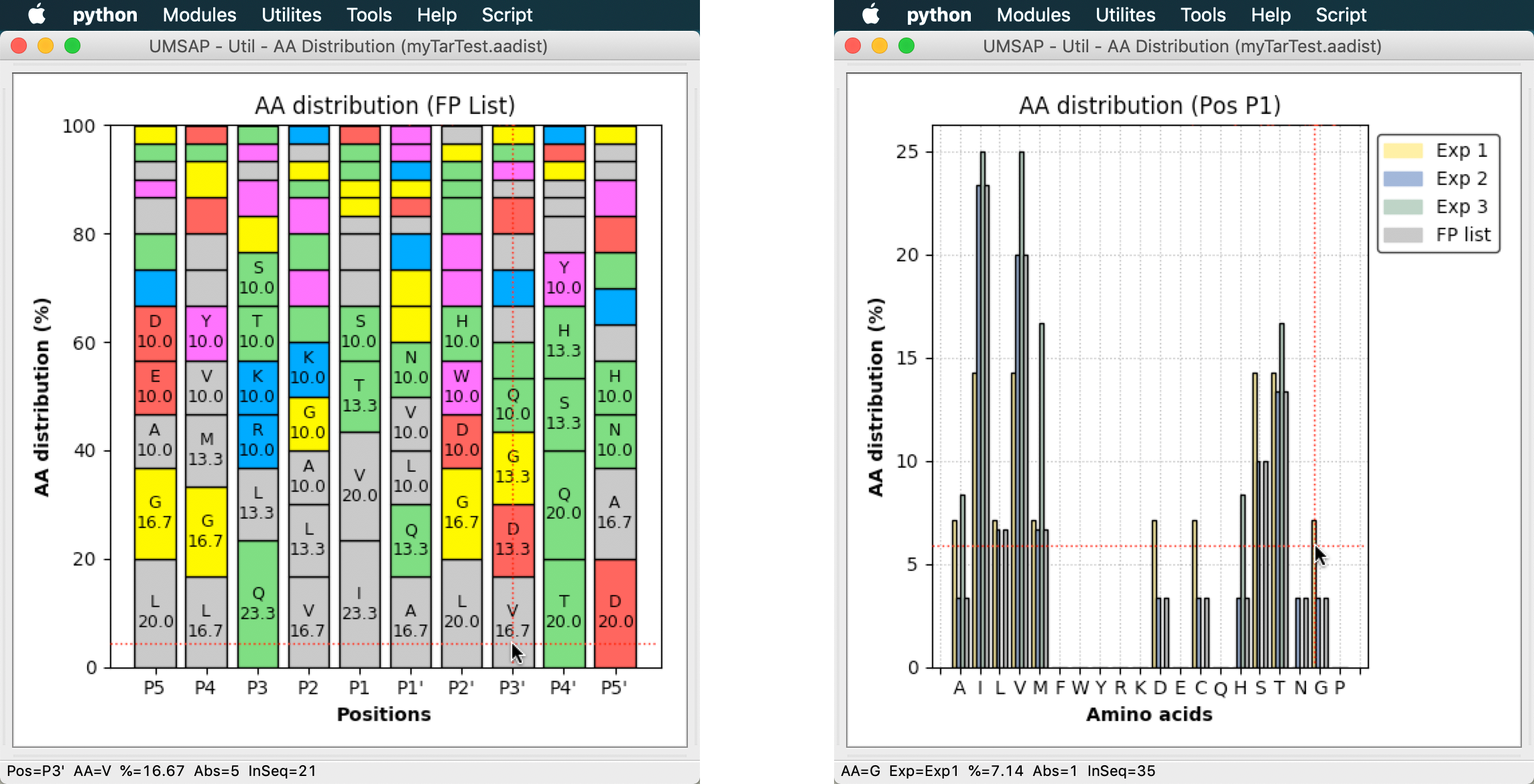
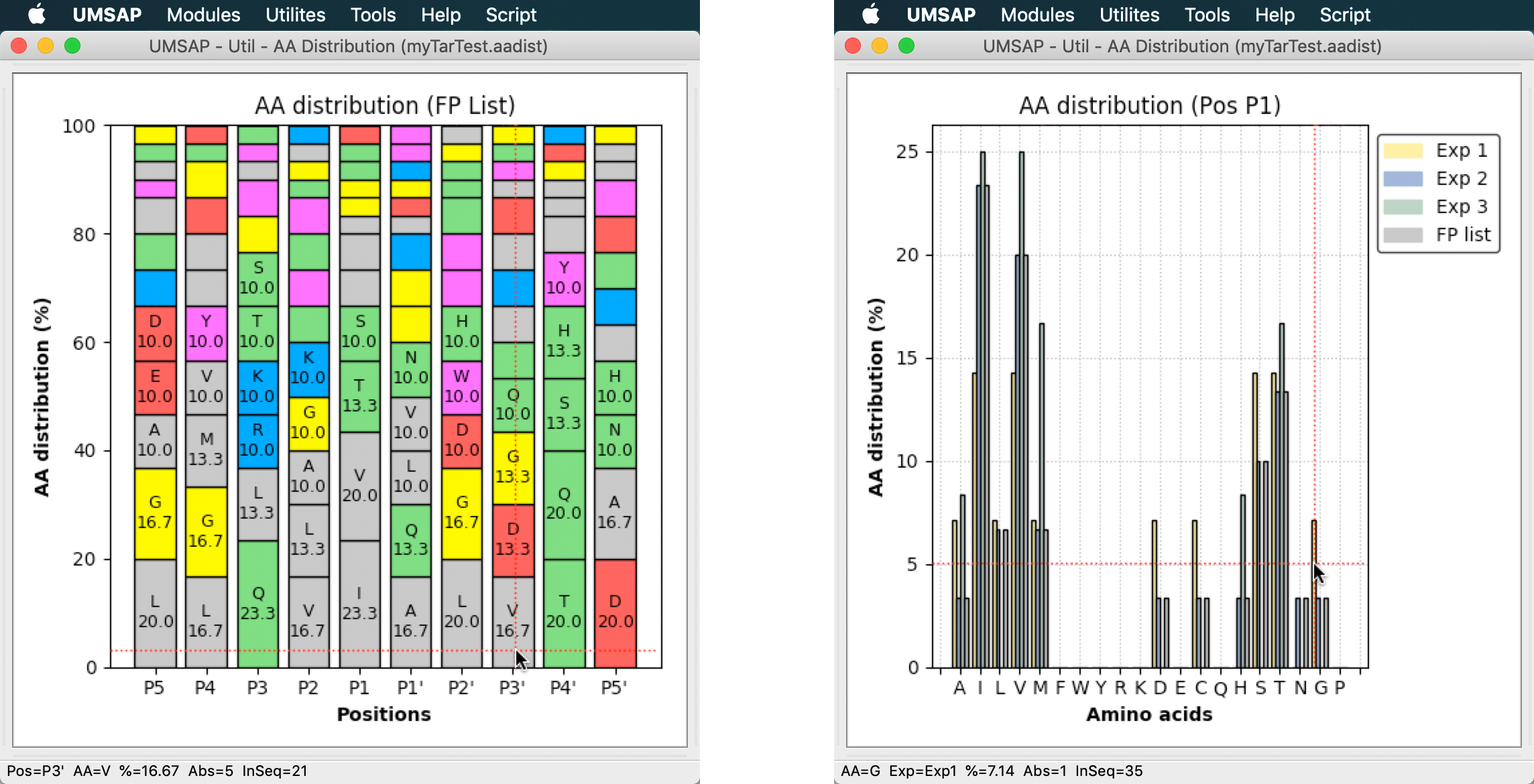
Layers edited between the first and the second (1534, 784) image:
renamed "Pasted Layer #2" to "Pasted Layer", moved it above "Pasted Layer #1", painted on it over [0, 6, 700, 784]
renamed "Pasted Layer #3" to "Pasted Layer #1", painted on it over [834, 6, 1534, 784]
